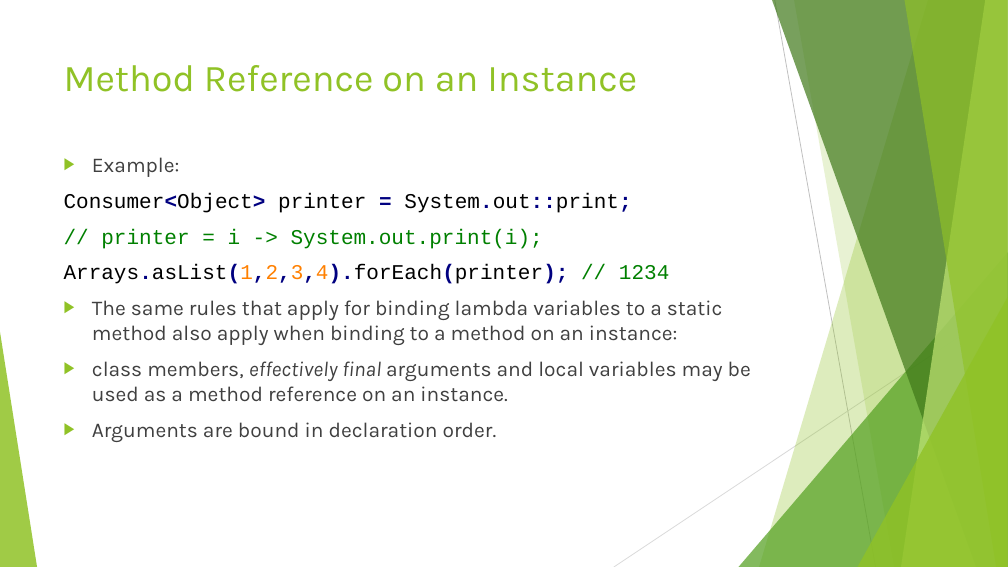
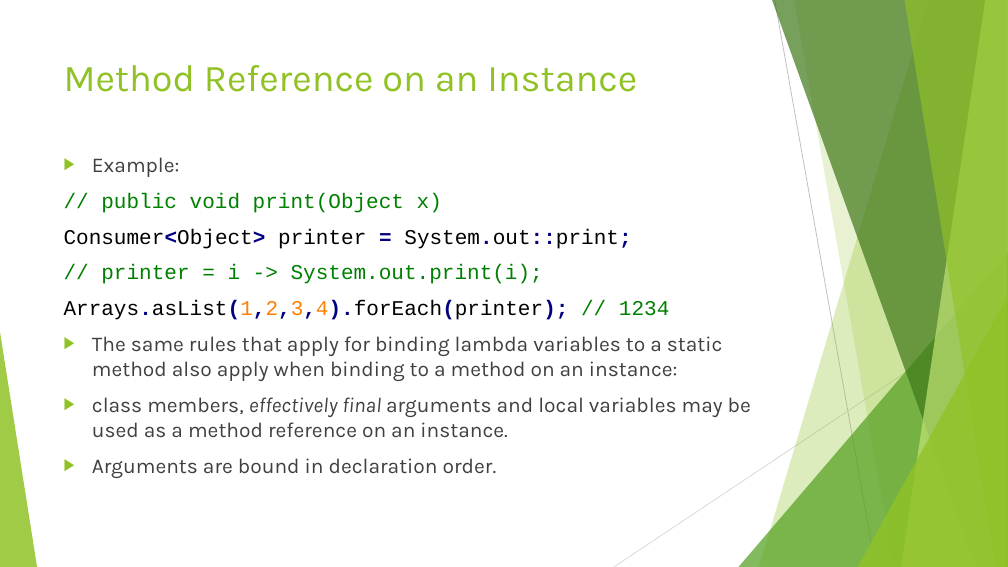
Before and after one commit to RichardRoda/2017-CodePaLOUsa-Lambda, a slide deck: slide 20 of Learning to Love the Lambda in the Stream.pptx. Drawn at 1008x567 pixels with LibreOffice and Linux fonts; fonts in the diff are those of the drawing. Boxes give left, top, right and bottom in pixels: in the first picture for what was removed or moved away, otherwise in the second. Text is boxed around its words. In the diff, an @@ line names an element or a change of style, - is before the commit and + after.

```diff
--- a/Learning to Love the Lambda in the Stream.pptx
+++ b/Learning to Love the Lambda in the Stream.pptx
@@ text at (101, 193, 442, 213): paragraph added @@
+// public void print(Object x)
```
Also in this commit, not shown: 6 other slides changed.
